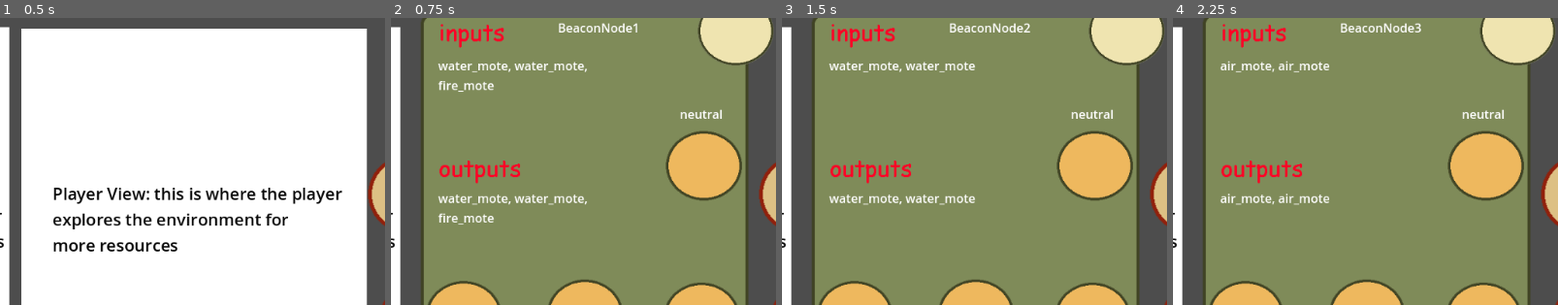
Above: before the commit, frames 1-4 (left to right).
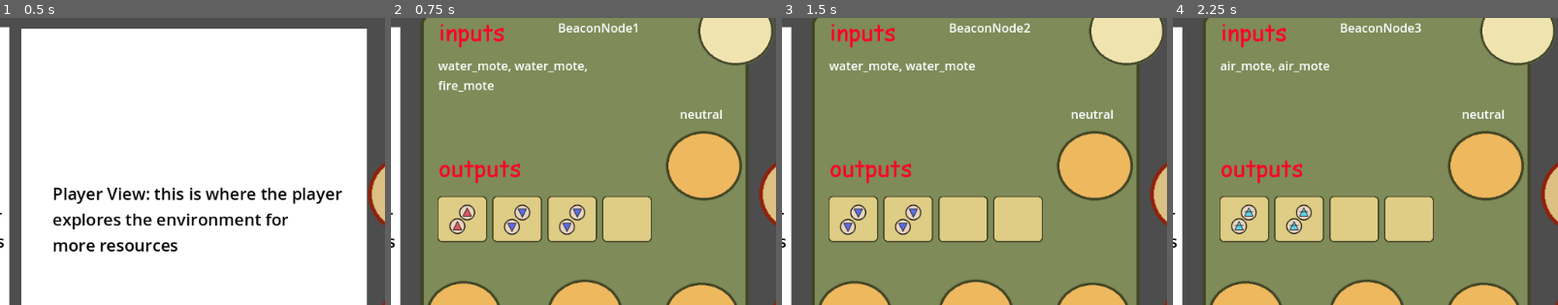
Above: after the commit, the same moments.

Repository: mccajd/Quintessential
Game: Godot game, scene res://Levels/beacon_puzzle_main.tscn
The game is run twice, just before and just after one commit, with the same random seed, the same clock (stepped at 60 frames per second) and the same inputs.
Inputs (mouse positions are % of the whole screen's width and height, from its top left):
- Up to frame 1 (0.5 s): no input
- Up to frame 2 (0.75 s): tap Enter at 0.5 s; move the mouse to (81, 72) at 0.52 s; press the mouse at (81, 72) at 0.53 s
- Up to frame 3 (1.5 s): tap Space at 1.25 s; move the mouse to (69, 57) at 1.27 s; release the mouse at (69, 57) at 1.28 s; click (69, 57) at 1.35 s
- Up to frame 4 (2.25 s): tap Enter at 2 s; move the mouse to (92, 58) at 2.02 s; press the mouse at (92, 58) at 2.03 s
The pictures show only the part of the screen within x 15-65%, y 5-55%; the shares and areas given below are measured in that part.

Frame 1 is identical in both runs. In frame 2, 8.1% of the frame differs, in the area x 12-68%, y 61-79%; in frame 3, 8.1%; in frame 4, 8.1%.

Commit message:
add output slot logic and UI

Diff:
--- a/Levels/beacon_puzzle_main.tscn
+++ b/Levels/beacon_puzzle_main.tscn
@@ -7,6 +7,7 @@
 [ext_resource type="PackedScene" uid="uid://dt8namvmtn1ty" path="res://Scenes/beacon_node.tscn" id="4_b3dfw"]
 [ext_resource type="PackedScene" uid="uid://k06cwvfdpar" path="res://Scenes/beacon_node_connector.tscn" id="4_oglsy"]
 [ext_resource type="Texture2D" uid="uid://r65av6xkmun3" path="res://assets/beacon/beacon-node-empty.png" id="5_o6nu5"]
+[ext_resource type="PackedScene" uid="uid://chme11eyldqed" path="res://Scenes/beacon_node_output_slot.tscn" id="7_t800s"]
 
 [sub_resource type="GDScript" id="GDScript_tquvq"]
 
@@ -180,6 +181,24 @@
 [node name="BeaconNodeMenu" parent="MockUI/BeaconNodeView" instance=ExtResource("1_fh8ox")]
 position = Vector2(184, 16)
 
+[node name="OutputContainer" type="HBoxContainer" parent="MockUI/BeaconNodeView/BeaconNodeMenu"]
+offset_left = 34.0
+offset_top = 253.0
+offset_right = 209.0
+offset_bottom = 293.0
+scale = Vector2(1.613, 1.613)
+
+[node name="OutputSlot1" parent="MockUI/BeaconNodeView/BeaconNodeMenu/OutputContainer" instance=ExtResource("7_t800s")]
+
+[node name="OutputSlot2" parent="MockUI/BeaconNodeView/BeaconNodeMenu/OutputContainer" instance=ExtResource("7_t800s")]
+position = Vector2(45, 0)
+
+[node name="OutputSlot3" parent="MockUI/BeaconNodeView/BeaconNodeMenu/OutputContainer" instance=ExtResource("7_t800s")]
+position = Vector2(90, 0)
+
+[node name="OutputSlot4" parent="MockUI/BeaconNodeView/BeaconNodeMenu/OutputContainer" instance=ExtResource("7_t800s")]
+position = Vector2(135, 0)
+
 [node name="SelectedNodeLabel" type="Label" parent="MockUI/BeaconNodeView/BeaconNodeMenu"]
 offset_left = 195.0
 offset_top = 21.0
@@ -206,10 +225,11 @@
 autowrap_mode = 2
 
 [node name="SelectedOutputLabel" type="Label" parent="MockUI/BeaconNodeView/BeaconNodeMenu"]
+visible = false
 offset_left = 37.0
-offset_top = 246.0
+offset_top = 236.0
 offset_right = 297.0
-offset_bottom = 347.0
+offset_bottom = 266.0
 text = "none"
 autowrap_mode = 2
 
--- /dev/null
+++ b/Scenes/beacon_node_output_slot.tscn
@@ -0,0 +1,31 @@
+[gd_scene load_steps=5 format=3 uid="uid://chme11eyldqed"]
+
+[ext_resource type="Script" path="res://Scripts/beacon_node_output_slot.gd" id="1_xuf6n"]
+[ext_resource type="Texture2D" uid="uid://c677ek62vngtq" path="res://assets/beacon/node-bg-slot.png" id="2_6lq0p"]
+
+[sub_resource type="CanvasTexture" id="CanvasTexture_4injw"]
+
+[sub_resource type="RectangleShape2D" id="RectangleShape2D_efw5d"]
+size = Vector2(41.5, 39.5)
+
+[node name="BeaconNodeOutputSlot" type="Area2D"]
+script = ExtResource("1_xuf6n")
+
+[node name="BackgroundTextureRect" type="TextureRect" parent="."]
+offset_right = 40.0
+offset_bottom = 40.0
+texture = ExtResource("2_6lq0p")
+expand_mode = 3
+
+[node name="ItemTextureRect" type="TextureRect" parent="."]
+z_index = 1
+offset_left = 4.0
+offset_top = 3.0
+offset_right = 38.0
+offset_bottom = 37.0
+texture = SubResource("CanvasTexture_4injw")
+expand_mode = 3
+
+[node name="CollisionShape2D" type="CollisionShape2D" parent="."]
+position = Vector2(22.25, 20.25)
+shape = SubResource("RectangleShape2D_efw5d")
--- a/Scripts/Items.gd
+++ b/Scripts/Items.gd
@@ -3,19 +3,19 @@
 const itemDB = {
 	'gold' : { 'name' : 'Gold', 'description': 'An item.', 'type': Item.ItemType.Metal, 'sprite' : 'res://assets/items/gold.png', 'id' : 0 },
 	'silver' : { 'name' : 'Silver', 'description': 'An item.', 'type': Item.ItemType.Metal, 'sprite' : 'res://assets/items/silver.png', 'id' : 1 },
-	'salt' : { 'name' : 'Salt', 'description': 'An item.', 'type': Item.ItemType.Prime, 'sprite' : 'res://assets/items/silver.png', 'id' : 2 },
-	'sulfur' : { 'name' : 'Sulfur', 'description': 'An item.', 'type': Item.ItemType.Prime, 'sprite' : 'res://assets/items/silver.png', 'id' : 3 },
-	'quicksilver' : { 'name' : 'Quicksilver', 'description': 'An item.', 'type': Item.ItemType.Prime, 'sprite' : 'res://assets/items/silver.png', 'id' : 4 },
-	'water' : { 'name' : 'Water', 'description': 'An item.', 'type': Item.ItemType.Element, 'sprite' : 'res://assets/items/silver.png', 'id' : 5 },
-	'fire' : { 'name' : 'Fire', 'description': 'An item.', 'type': Item.ItemType.Element, 'sprite' : 'res://assets/items/silver.png', 'id' : 6 },
-	'air' : { 'name' : 'Air', 'description': 'An item.', 'type': Item.ItemType.Element, 'sprite' : 'res://assets/items/silver.png', 'id' : 7 },
-	'earth' : { 'name' : 'Earth', 'description': 'An item.', 'type': Item.ItemType.Element, 'sprite' : 'res://assets/items/silver.png', 'id' : 8 },
-	'base_metal' : { 'name' : 'Base Metal', 'description': 'An item.', 'type': Item.ItemType.Metal, 'sprite' : 'res://assets/items/silver.png', 'id' : 9 },
-	'seawater' : { 'name' : 'Seawater', 'description': 'An item.', 'type': Item.ItemType.World, 'sprite' : 'res://assets/items/silver.png', 'id' : 10 },
-	'water_mote' : { 'name' : 'Water Mote', 'description': 'An item.', 'type': Item.ItemType.Element, 'sprite' : 'res://assets/items/silver.png', 'id' : 11 },
-	'fire_mote' : { 'name' : 'Fire Mote', 'description': 'An item.', 'type': Item.ItemType.Element, 'sprite' : 'res://assets/items/silver.png', 'id' : 12 },
-	'air_mote' : { 'name' : 'Air Mote', 'description': 'An item.', 'type': Item.ItemType.Element, 'sprite' : 'res://assets/items/silver.png', 'id' : 13 },
-	'earth_mote' : { 'name' : 'Earth Mote', 'description': 'An item.', 'type': Item.ItemType.Element, 'sprite' : 'res://assets/items/silver.png', 'id' : 14 },
+	'salt' : { 'name' : 'Salt', 'description': 'An item.', 'type': Item.ItemType.Prime, 'sprite' : 'res://assets/items/unknown.png', 'id' : 2 },
+	'sulfur' : { 'name' : 'Sulfur', 'description': 'An item.', 'type': Item.ItemType.Prime, 'sprite' : 'res://assets/items/unknown.png', 'id' : 3 },
+	'quicksilver' : { 'name' : 'Quicksilver', 'description': 'An item.', 'type': Item.ItemType.Prime, 'sprite' : 'res://assets/items/unknown.png', 'id' : 4 },
+	'water' : { 'name' : 'Water', 'description': 'An item.', 'type': Item.ItemType.Element, 'sprite' : 'res://assets/items/water.png', 'id' : 5 },
+	'fire' : { 'name' : 'Fire', 'description': 'An item.', 'type': Item.ItemType.Element, 'sprite' : 'res://assets/items/fire.png', 'id' : 6 },
+	'air' : { 'name' : 'Air', 'description': 'An item.', 'type': Item.ItemType.Element, 'sprite' : 'res://assets/items/air.png', 'id' : 7 },
+	'earth' : { 'name' : 'Earth', 'description': 'An item.', 'type': Item.ItemType.Element, 'sprite' : 'res://assets/items/earth.png', 'id' : 8 },
+	'base_metal' : { 'name' : 'Base Metal', 'description': 'An item.', 'type': Item.ItemType.Metal, 'sprite' : 'res://assets/items/unknown.png', 'id' : 9 },
+	'seawater' : { 'name' : 'Seawater', 'description': 'An item.', 'type': Item.ItemType.World, 'sprite' : 'res://assets/items/unknown.png', 'id' : 10 },
+	'water_mote' : { 'name' : 'Water Mote', 'description': 'An item.', 'type': Item.ItemType.Element, 'sprite' : 'res://assets/items/water_mote.png', 'id' : 11 },
+	'fire_mote' : { 'name' : 'Fire Mote', 'description': 'An item.', 'type': Item.ItemType.Element, 'sprite' : 'res://assets/items/fire_mote.png', 'id' : 12 },
+	'air_mote' : { 'name' : 'Air Mote', 'description': 'An item.', 'type': Item.ItemType.Element, 'sprite' : 'res://assets/items/air_mote.png', 'id' : 13 },
+	'earth_mote' : { 'name' : 'Earth Mote', 'description': 'An item.', 'type': Item.ItemType.Element, 'sprite' : 'res://assets/items/earth_mote.png', 'id' : 14 },
 }
 
 const solution_recipes = [
--- a/Scripts/beacon_node_menu.gd
+++ b/Scripts/beacon_node_menu.gd
@@ -3,6 +3,9 @@
 var playerView = null
 
 var selected_node: BeaconNode
+
+# may be a more programatic way to handle this.
+const output_slot_names = ["OutputSlot1", "OutputSlot2", "OutputSlot3", "OutputSlot4"]
 
 func _ready():
 	visible = false
@@ -17,6 +20,8 @@
 
 	get_node("SelectedInputLabel").text = _render_string_label(selected_node.inputs)
 	get_node("SelectedOutputLabel").text = _render_string_label(selected_node.outputs) if selected_node.inputs else "no inputs"
+
+	_set_output_slots()
 
 
 func _on_beacon_tower_node_selected(node: BeaconNode):
@@ -47,3 +52,13 @@
 		rtn += s
 
 	return rtn
+
+func _set_output_slots():
+	if !selected_node: return
+
+	for i in output_slot_names.size():
+		var node = get_node("OutputContainer").get_node(output_slot_names[i])
+		if i >= selected_node.products.size():
+			node.set_output_item(null)
+			continue
+		node.set_output_item(selected_node.products[i])
--- /dev/null
+++ b/Scripts/beacon_node_output_slot.gd
@@ -0,0 +1,20 @@
+extends Area2D
+
+@export var output_item: OutputItem
+var node_destination_options: Array[int]
+var selected_node_destination: int
+
+func _ready():
+	$BackgroundTextureRect.texture = load("res://assets/beacon/node-bg-slot.png")
+
+
+func _process(delta):
+	if output_item == null:
+		$ItemTextureRect.texture = load("res://assets/beacon/empty.png")
+		return
+
+	var item = Items.itemDB[output_item.item_key]
+	$ItemTextureRect.texture = load(item.sprite)
+
+func set_output_item(item: OutputItem):
+	output_item = item
--- a/Scripts/item_transformer.gd
+++ b/Scripts/item_transformer.gd
@@ -3,6 +3,7 @@
 class_name ItemTransformer
 
 func transform(type: String, item_keys: Array[String]):
+	# TODO.jmc - implement the rest of the transformations.
 	match type:
 		"solution":
 			return _transform_solution(item_keys)
Not shown: 1 places in Levels/beacon_puzzle_main.tscn that only renumber resources
Binary file added: assets/beacon/empty.png
Not shown, added: assets/beacon/empty.png.import
Binary file added: assets/items/air.png
Not shown, added: assets/items/air.png.import
Binary file added: assets/items/air_mote.png
Not shown, added: assets/items/air_mote.png.import
Binary file added: assets/items/earth.png
Not shown, added: assets/items/earth.png.import
Binary file added: assets/items/earth_mote.png
Not shown, added: assets/items/earth_mote.png.import
Binary file added: assets/items/fire.png
(and 9 more such lines)
